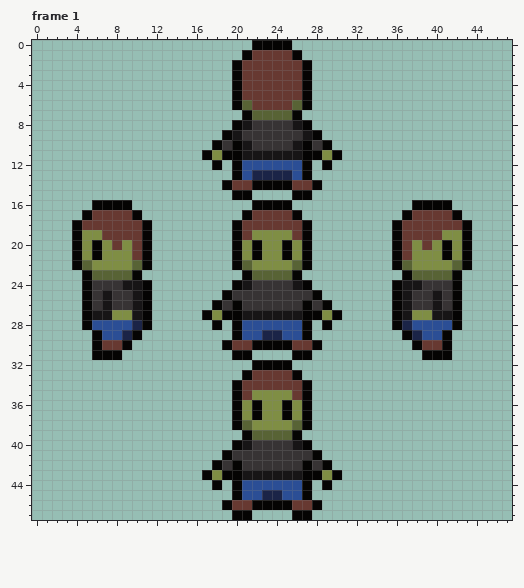
Two versions of one pixel-art file, art/characters/playerF.aseprite. The picture above was drawn from the file before the commit.
48x48 pixels, 5 frames. Shown: frame 1. The commit also changed other frames, which this record leaves out.
Now the later version:
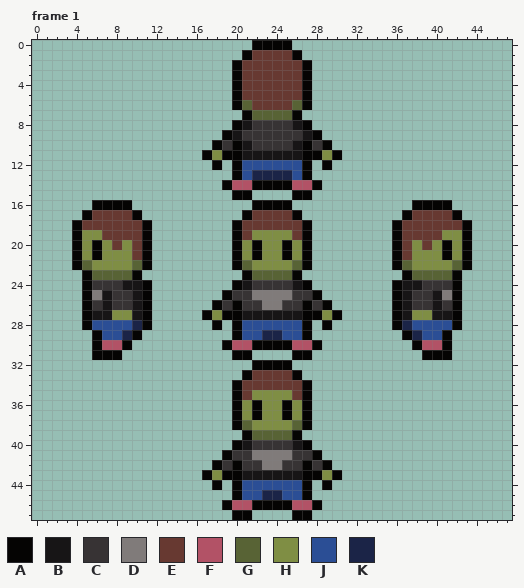
Palette (. is transparent): A #050403  B #171516  C #373334  D #807b7a  E #673931  F #b25266  G #586335  H #7f8e44  J #2b4e95  K #1b2447
Edits made:
Changed rows in their new state; - is an unchanged pixel.
Frame 1:
first column x 20:
14 FF----FF
first column x 6:
25 D---------------DDDD---------------D
26 -----------------DD-----------------
first column x 7:
30 FF-----------FF----FF-----------FF
first column x 22:
41 DDDD
42 -DD-
first column x 20:
46 FF----FF
Changed places in both pictures, as pixel boxes (x1, y1, x2, y2):
changed: (232, 180, 312, 190)
changed: (92, 290, 102, 300)
changed: (252, 290, 292, 310)
changed: (442, 290, 452, 300)
changed: (102, 340, 122, 350)
changed: (232, 340, 312, 350)
changed: (422, 340, 442, 350)
changed: (232, 450, 312, 510)
